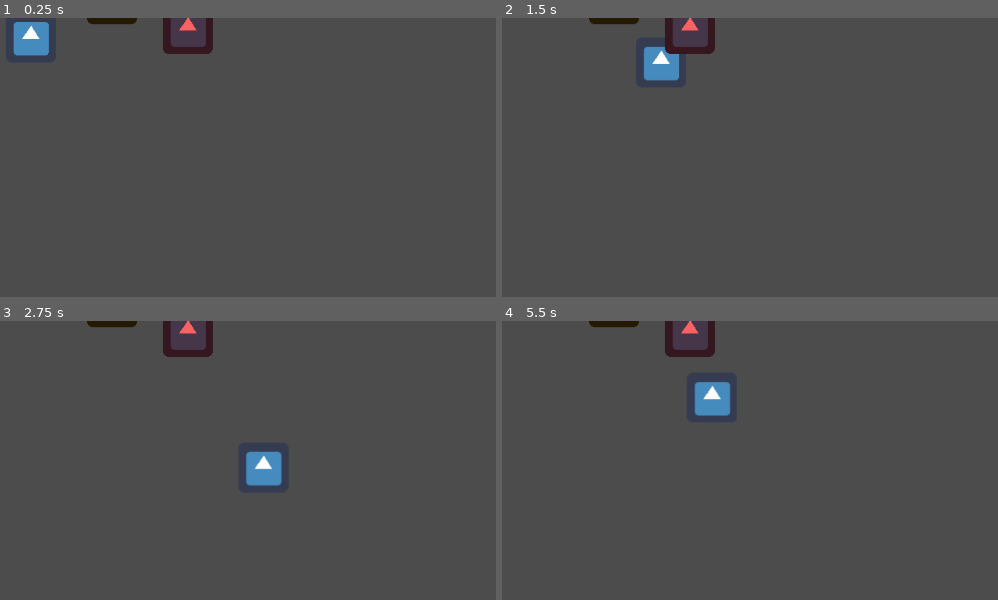
Above: before the commit, frames 1-4 (two rows, left to right).
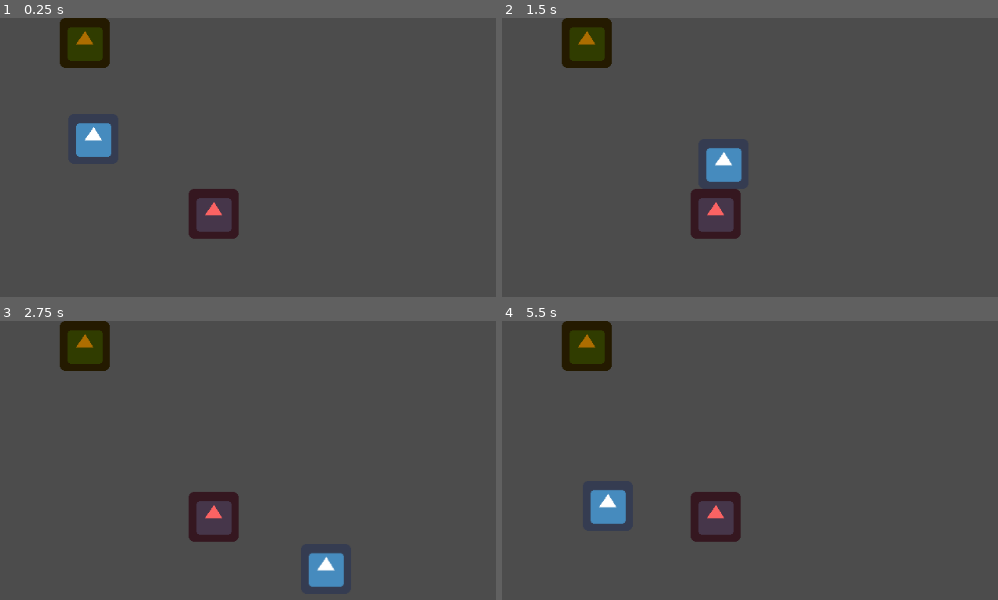
Above: after the commit, the same moments.

Repository: raimess11/AseLab-GDC-Intern-Project-01
Game: Godot game, scene res://World.tscn
Same seed, same stepped clock (60 frames per second), same inputs: the game is played once before the commit and once after it. This scene is started directly instead of the project's main scene. The engine's default icon, where the game draws it, is replaced by a stand-in: a white triangle on a blue panel in a dark square.
Inputs:
- Up to frame 1 (0.25 s): no input
- Up to frame 2 (1.5 s): tap Enter at 0.5 s; hold Right (ui_right) 0.53-1.28 s; hold Down (ui_down) from 1.28 s (still down)
- Up to frame 3 (2.75 s): release Down (ui_down) at 2.03 s; hold Right (ui_right) from 2.03 s (still down)
- Up to frame 4 (5.5 s): release Right (ui_right) at 2.78 s; hold Up (ui_up) 2.78-3.53 s; hold Left (ui_left) 3.53-5.03 s; hold Down (ui_down) from 5.03 s (still down)

The runs differ from the first frame. In frame 1, 5.3% of the frame differs, in the area x 2-49%, y 0-80%; in frame 2, 5.3%; in frame 3, 5.4%, in the area x 12-70%, y 0-96%; in frame 4, 5.4%.

Commit message:
Script state machine
Menambahkan enemy state machine, mohon feedbacknya

Diff:
--- a/World.tscn
+++ b/World.tscn
@@ -7,7 +7,9 @@
 [node name="World" type="Node2D"]
 
 [node name="Player" parent="." instance=ExtResource( 4 )]
+position = Vector2( 122, 155 )
 
 [node name="Enemy" parent="." instance=ExtResource( 2 )]
 
 [node name="InteracObject" parent="." instance=ExtResource( 3 )]
+position = Vector2( 111, 32 )
--- a/actor/Enemy/Enemy.tscn
+++ b/actor/Enemy/Enemy.tscn
@@ -1,6 +1,7 @@
-[gd_scene load_steps=7 format=2]
+[gd_scene load_steps=9 format=2]
 
 [ext_resource path="res://icon.png" type="Texture" id=1]
+[ext_resource path="res://actor/Enemy/EnemyStateMachine.gd" type="Script" id=2]
 
 [sub_resource type="CapsuleShape2D" id=7]
 
@@ -14,17 +15,23 @@
 [sub_resource type="CapsuleShape2D" id=4]
 radius = 13.0
 
+[sub_resource type="CapsuleShape2D" id=11]
+radius = 55.0
+height = 0.0
+
 [node name="Enemy" type="KinematicBody2D"]
-position = Vector2( 243, 14 )
-
-[node name="CollisionShape2D" type="CollisionShape2D" parent="."]
-position = Vector2( 0, 17 )
-rotation = -1.5708
-shape = SubResource( 7 )
+position = Vector2( 205, 53 )
+script = ExtResource( 2 )
 
 [node name="Sprite" type="Sprite" parent="."]
 self_modulate = Color( 0.988235, 0.392157, 0.392157, 1 )
+position = Vector2( 71, 198 )
 texture = ExtResource( 1 )
+
+[node name="CollisionShape2D" type="CollisionShape2D" parent="."]
+position = Vector2( 82, 35 )
+rotation = -1.5708
+shape = SubResource( 7 )
 
 [node name="AnimationPlayer" type="AnimationPlayer" parent="."]
 
@@ -34,14 +41,27 @@
 parameters/playback = SubResource( 9 )
 
 [node name="HitBox" type="Area2D" parent="."]
+position = Vector2( -47, 89 )
 
 [node name="CollisionShape2D" type="CollisionShape2D" parent="HitBox"]
+position = Vector2( -71, 145 )
 shape = SubResource( 10 )
 
 [node name="AttackArea" type="Area2D" parent="."]
-position = Vector2( 21, 0 )
+position = Vector2( 272, -50 )
 
 [node name="box" type="CollisionShape2D" parent="AttackArea"]
 modulate = Color( 1, 0, 0, 1 )
 self_modulate = Color( 1, 0, 0, 1 )
+position = Vector2( -53, 24 )
 shape = SubResource( 4 )
+
+[node name="Area2D" type="Area2D" parent="."]
+position = Vector2( 56, 94 )
+
+[node name="CollisionShape2D" type="CollisionShape2D" parent="Area2D"]
+position = Vector2( 213, 132 )
+shape = SubResource( 11 )
+
+[connection signal="body_entered" from="Area2D" to="." method="_on_Area2D_body_entered"]
+[connection signal="body_exited" from="Area2D" to="." method="_on_Area2D_body_exited"]
--- /dev/null
+++ b/actor/Enemy/EnemyStateMachine.gd
@@ -0,0 +1,73 @@
+extends KinematicBody2D
+
+
+enum STATE {
+	IDLE,
+	WANDER,
+	CHASE
+}
+
+#Atur kecepatan enemy
+var run_speed = 50
+var state_enemy
+#atur akselerasi
+var akselerasi = 300
+# Atur toleransi jarak dengan player
+var tolerance = 4.0
+#Untuk menggerakkan objek
+var velocity = Vector2.ZERO
+#Asumsi belum ketemu player
+var player = null
+
+onready var start_position = global_position
+onready var target_position = global_position
+
+func update_target_position():
+	var target_vector = Vector2(rand_range(-32, 32), rand_range(-32, 32))
+	target_position = start_position + target_vector
+
+func is_at_target_position():
+	# Akan berhenti saat target +/- toleransi
+	return (target_position - global_position).length() < tolerance
+
+func accelerate_to_point(point, acceleration_scalar):
+	var direction = (point - global_position).normalized()
+	var acceleration_vector = direction * acceleration_scalar
+	accelerate(acceleration_vector)
+
+func accelerate(acceleration_vector):
+	velocity += acceleration_vector
+	velocity = velocity.clamped(run_speed)
+
+#Aksi IDLE
+func _ready():
+	state_enemy = STATE.IDLE # Replace with function body.
+
+#Aksi Chase
+func _on_Area2D_body_entered(body): # Replace with function body.
+	if body.name == "player":
+		player = body
+		state_enemy = STATE.CHASE
+
+#Aksi WANDER
+func _on_Area2D_body_exited(body): # Replace with function body.
+	if body.name == "player":
+		player = null
+		state_enemy = STATE.WANDER
+
+func _physics_process(delta):
+	#Untuk Enemy
+	match STATE:
+		#Lakukan aksi IDLE
+		STATE.IDLE:
+			pass
+		#Lakukan aksi WANDER
+		STATE.CHASE:
+			 if player:
+					velocity = position.direction_to(player.position) * run_speed
+					velocity = move_and_slide(velocity)
+		#Lakukan aksi Chase
+		STATE.WANDER:
+			accelerate_to_point(target_position, akselerasi * delta)
+			if is_at_target_position():
+				state_enemy = STATE.IDLE
